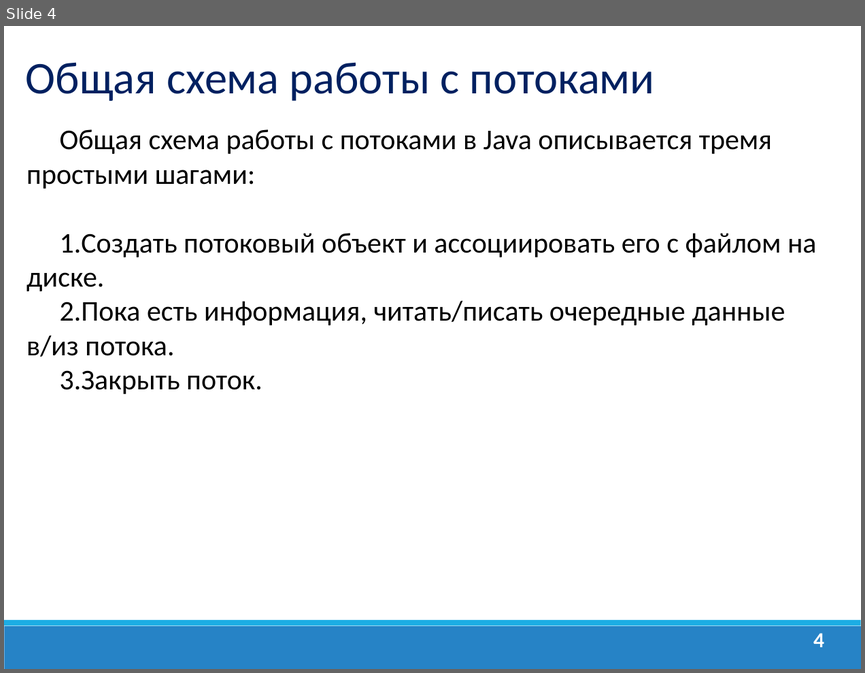
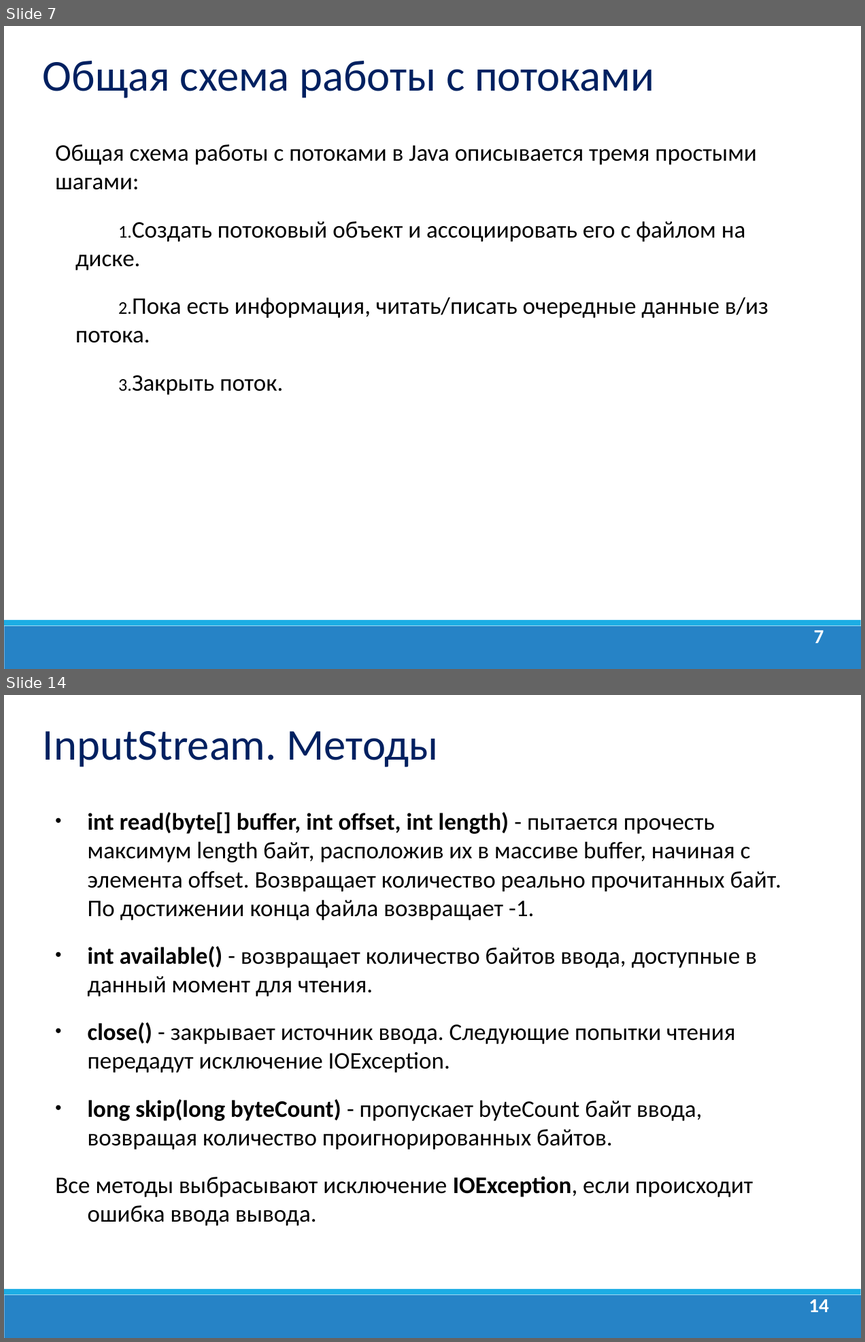
Before and after one commit to dmitry-academy/academy_5220, a slide deck: academy5220/resources/presentations_old/Java_Lection_11.Потоки ввода вывода.ppt. Shown one above the other, each under a label of ours: slide 4 before the commit, slides 7 and 14 after it; the slides between them are not shown. The pictures are 865x673 and 865x1342 pixels, drawn with LibreOffice and Linux fonts; fonts in the diff are those of the drawing; background and template pictures are left out. Boxes give left, top, right and bottom in pixels: in the first picture for what was removed or moved away, otherwise in the second. Text is boxed around its words. In the diff, an @@ line names an element or a change of style, - is before the commit and + after.

```diff
--- a/academy5220/resources/presentations_old/Java_Lection_11.Потоки ввода вывода.ppt
+++ b/academy5220/resources/presentations_old/Java_Lection_11.Потоки ввода вывода.ppt
@@ slide 14 added at box(4, 695, 861, 1338), background #FFFFFF; not listed: 2 template elements that a slide beside it also shows @@
@@ text added at box(43, 731, 439, 767), 37 pt, text #002060 @@
+InputStream. Методы
@@ text added at box(55, 812, 781, 1225), 20 pt, text #000000 @@
+• int read(byte[] buffer, int offset, int length) - пытается прочесть максимум length байт, расположив их в массиве buffer, начиная с элемента offset. Возвращает количество реально прочитанных байт. По достижении конца файла возвращает -1.
+• int available() - возвращает количество байтов ввода, доступные в данный момент для чтения.
+• close() - закрывает источник ввода. Следующие попытки чтения передадут исключение IOException.
+• long skip(long byteCount) - пропускает byteCount байт ввода, возвращая количество проигнорированных байтов.
+Все методы выбрасывают исключение IOException, если происходит ошибка ввода вывода.
@@ page number added at box(808, 1299, 828, 1312), 16.6 pt, text #FFFFFF, bold @@
+14
@@ what was slide 4 is now slide 7 @@
@@ slide 7 changed as well @@
@@ text "Общая схема работы с потоками": place and size @@
-text "Общая схема работы с потоками" at box(26, 62, 655, 101)
+text "Общая схема работы с потоками" at box(43, 61, 654, 98)
@@ text "Общая схема работы с потоками" at box(43, 61, 654, 98): size 38 to 37 pt; line spacing 1 to 0.9 @@
@@ text "Общая схема работы с потоками ...": place and size @@
-text "Общая схема работы с потоками ..." at box(26, 129, 817, 394)
+text "Общая схема работы с потоками ..." at box(55, 144, 768, 395)
@@ text "Общая схема работы с потоками ..." at box(55, 144, 768, 395): size 24 to 20 pt; indent changed; more space between paragraphs @@
@@ page number at box(814, 630, 824, 643): text changed; size 18 to 16.6 pt @@
-4
+7
```
Also in this commit, not shown: 8 other slides changed, 29 other slides added, 2 slides removed, 18 other files.
